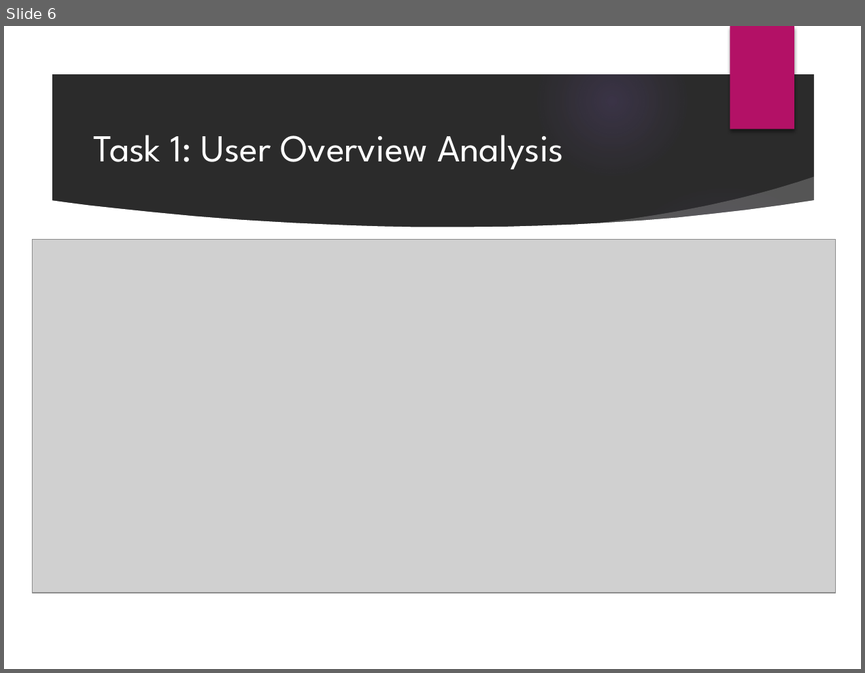
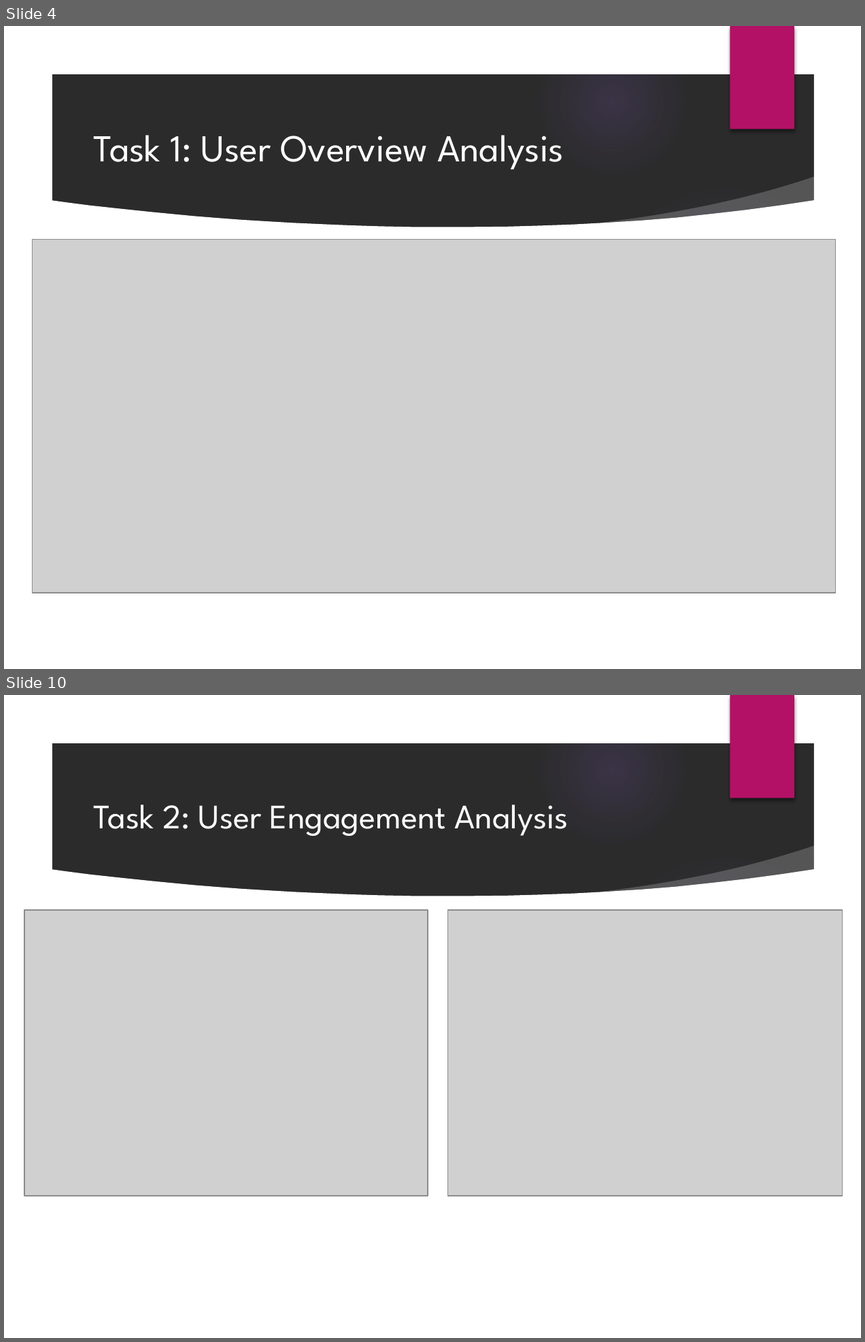
Before and after one commit to IrshadShaikh3181/Next_Hike_Project5, a slide deck: Detailed_Telecom_Analytics_Presentation.pptx. Shown one above the other, each under a label of ours: slide 6 before the commit, slides 4 and 10 after it; the slides between them are not shown. The pictures are 865x673 and 865x1342 pixels, drawn with LibreOffice and Linux fonts; fonts in the diff are those of the drawing; grey boxes stand for pictures; background and template pictures are left out; a plain dark background stands for a picture behind light text. Boxes give left, top, right and bottom in pixels: in the first picture for what was removed or moved away, otherwise in the second. Text is boxed around its words. In the diff, an @@ line names an element or a change of style, - is before the commit and + after.

```diff
--- a/Detailed_Telecom_Analytics_Presentation.pptx
+++ b/Detailed_Telecom_Analytics_Presentation.pptx
@@ slide 10 added at bbox=[4, 695, 861, 1338], background picture (left out); not listed: 9 template elements that a slide beside it also shows @@
@@ title added at bbox=[94, 804, 568, 836], 28.8 pt, text #FFFFFF @@
+Task 2: User Engagement Analysis
@@ picture added at bbox=[24, 910, 428, 1195] @@
@@ picture added at bbox=[448, 910, 842, 1195] @@
@@ what was slide 6 is now slide 4 @@
```
Also in this commit, not shown: 13 slides changed, 4 other slides added, 8 slides removed.
